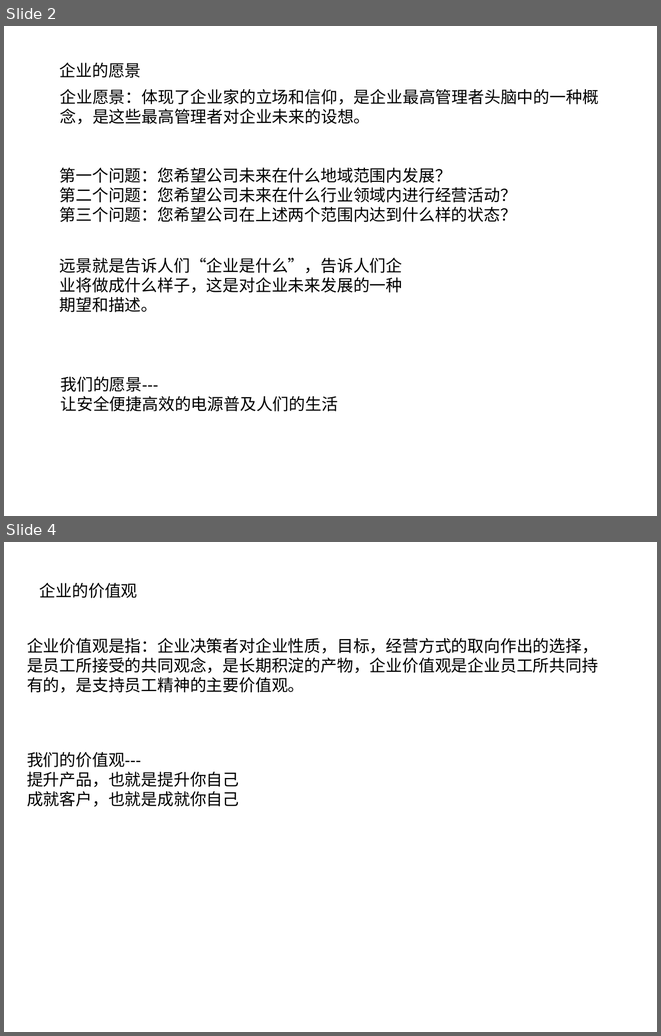
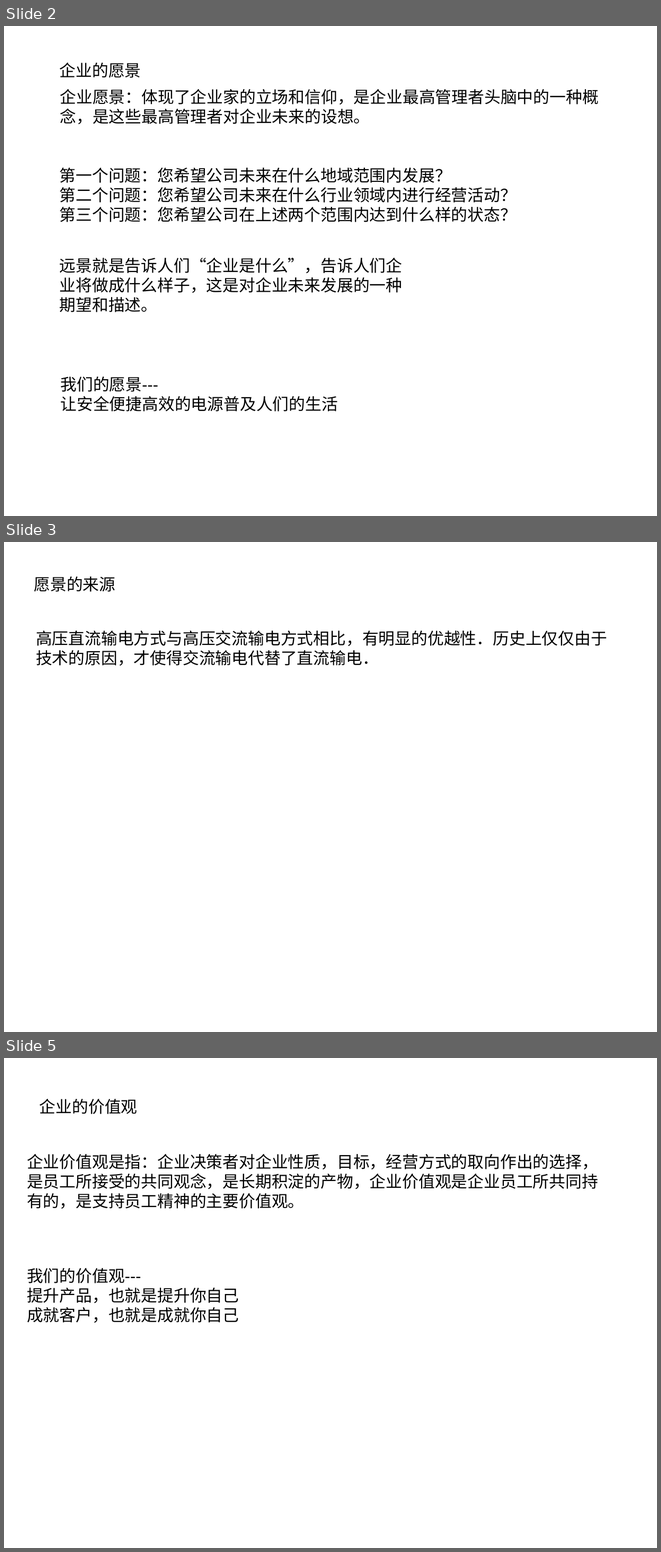
Before and after one commit to windycore/CompanyMaterial-, a slide deck: 打造企业文化.ppt. Shown one above the other, each under a label of ours: slides 2 and 4 before the commit, slides 2, 3 and 5 after it; the slides between them are not shown. The pictures are 661x1036 and 661x1552 pixels, drawn with LibreOffice and Linux fonts; fonts in the diff are those of the drawing. Boxes give left, top, right and bottom in pixels: in the first picture for what was removed or moved away, otherwise in the second. Text is boxed around its words. In the diff, an @@ line names an element or a change of style, - is before the commit and + after.

```diff
--- a/打造企业文化.ppt
+++ b/打造企业文化.ppt
@@ slide 3 added at [4, 542, 657, 1032], background #FFFFFF @@
@@ text added at [34, 576, 115, 592], 18 pt, text #000000 @@
+愿景的来源
@@ text added at [36, 631, 607, 665], 18 pt, text #000000 @@
+高压直流输电方式与高压交流输电方式相比，有明显的优越性．历史上仅仅由于技术的原因，才使得交流输电代替了直流输电．
@@ what was slide 4 is now slide 5 @@
```
Also in this commit, not shown: 2 slides changed, 5 other files.
